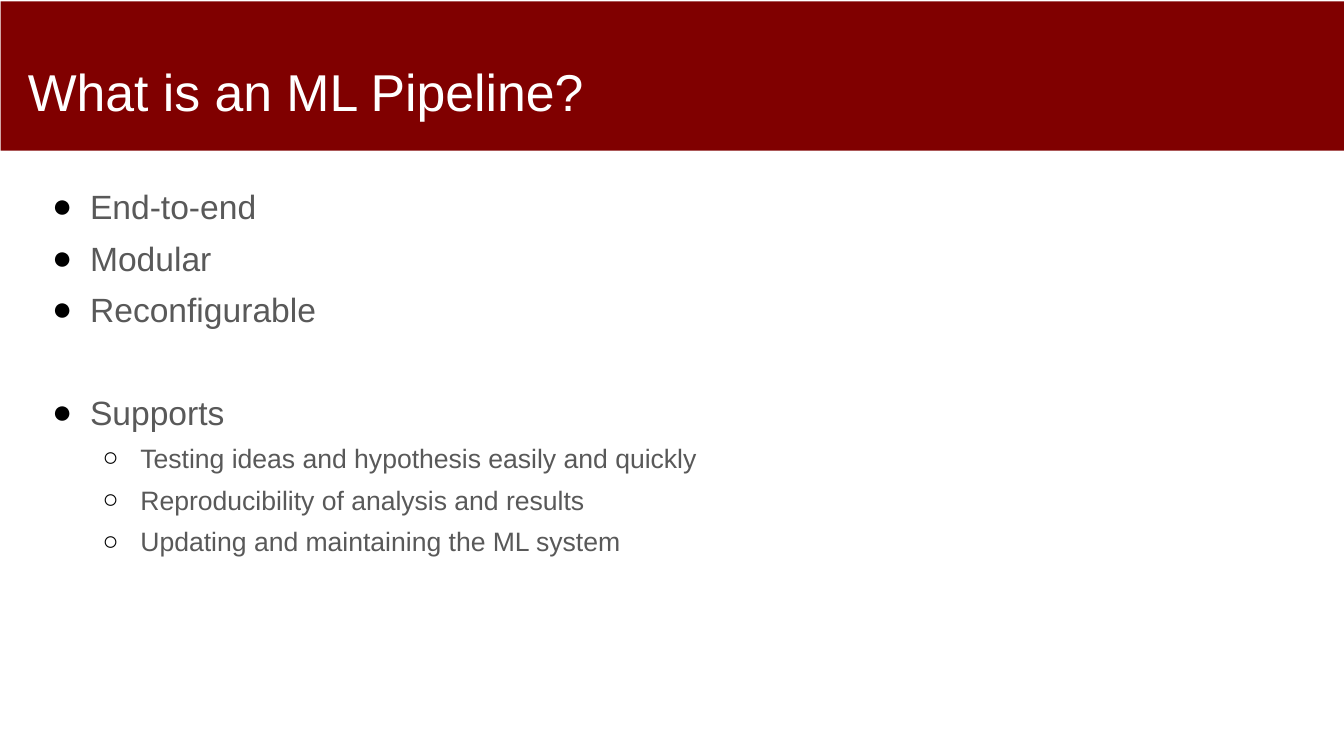
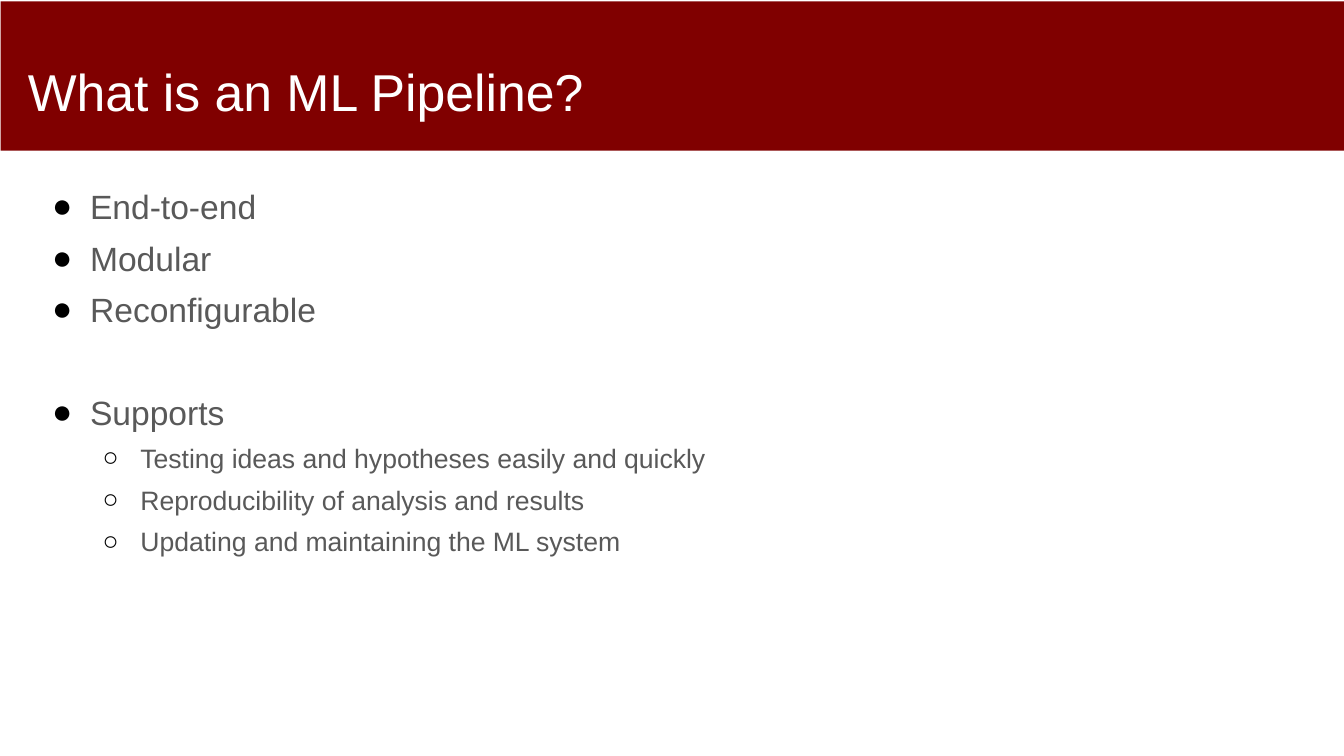
Before and after one commit to dssg/mlforpublicpolicylab, a slide deck: slide 4 of 04 - Machine Learning Pipelines/Machine-Learning-Pipelines.pptx. Drawn at 1344x756 pixels with LibreOffice and Linux fonts; fonts in the diff are those of the drawing. Boxes give left, top, right and bottom in pixels: in the first picture for what was removed or moved away, otherwise in the second. Text is boxed around its words. In the diff, an @@ line names an element or a change of style, - is before the commit and + after.

Commit message:
WIP - pipelines slides

```diff
--- a/04 - Machine Learning Pipelines/Machine-Learning-Pipelines.pptx
+++ b/04 - Machine Learning Pipelines/Machine-Learning-Pipelines.pptx
@@ text at <box>140,448,705,473</box>: text changed @@
-  ○ Testing ideas and hypothesis easily and quickly
+  ○ Testing ideas and hypotheses easily and quickly
```
Also in this commit, not shown: 3 other slides changed.
